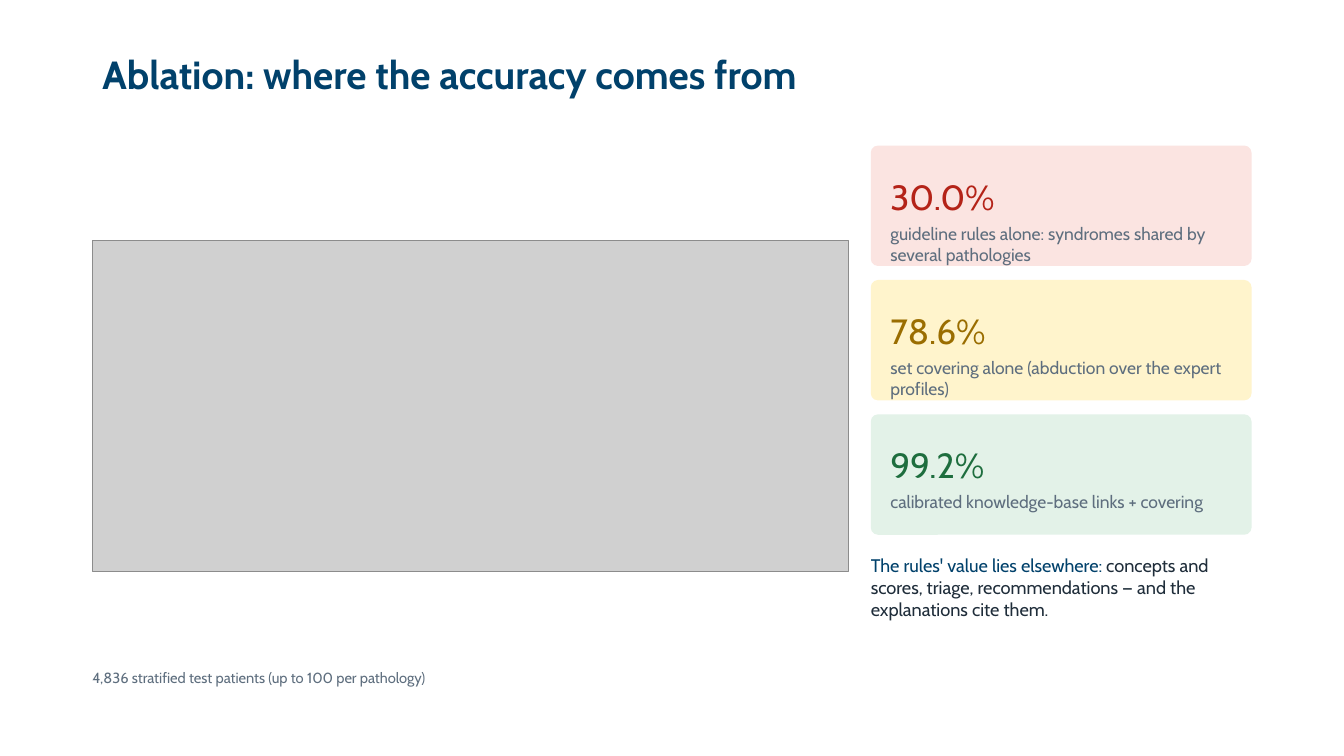
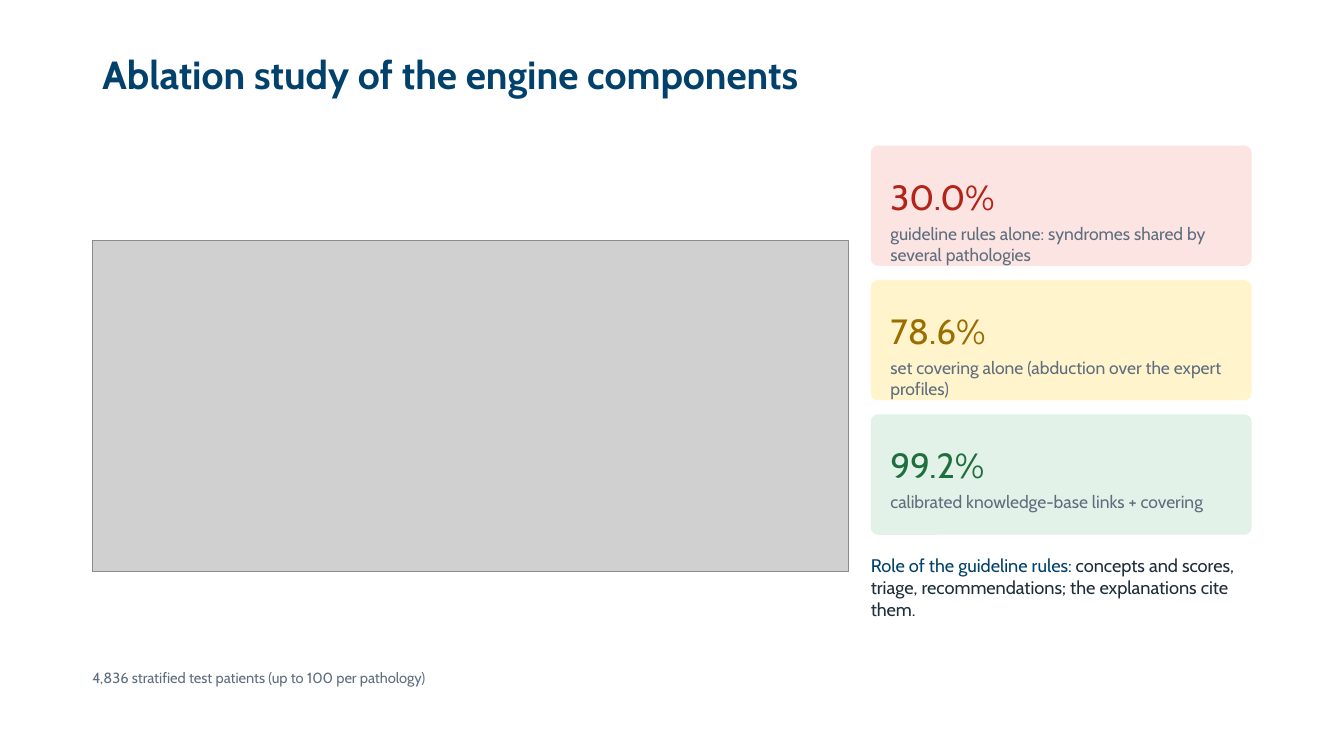
Before and after one commit to zidanarsyad/ddx-expert-system, a slide deck: slide 19 of docs/slides.pptx. Drawn at 1344x756 pixels with LibreOffice and Linux fonts; fonts in the diff are those of the drawing; grey boxes stand for pictures; background and template pictures are left out. Boxes give left, top, right and bottom in pixels: in the first picture for what was removed or moved away, otherwise in the second. Text is boxed around its words. In the diff, an @@ line names an element or a change of style, - is before the commit and + after.

```diff
--- a/docs/slides.pptx
+++ b/docs/slides.pptx
@@ title at [102, 59, 798, 99]: text changed @@
-Ablation: where the accuracy comes from
+Ablation study of the engine components
@@ text at [871, 558, 1234, 617]: text changed @@
-The rules' value lies elsewhere: concepts and scores, triage, recommendations — and the explanations cite them.
+Role of the guideline rules: concepts and scores, triage, recommendations; the explanations cite them.
```
Also in this commit, not shown: 14 other slides changed, 27 other files.
